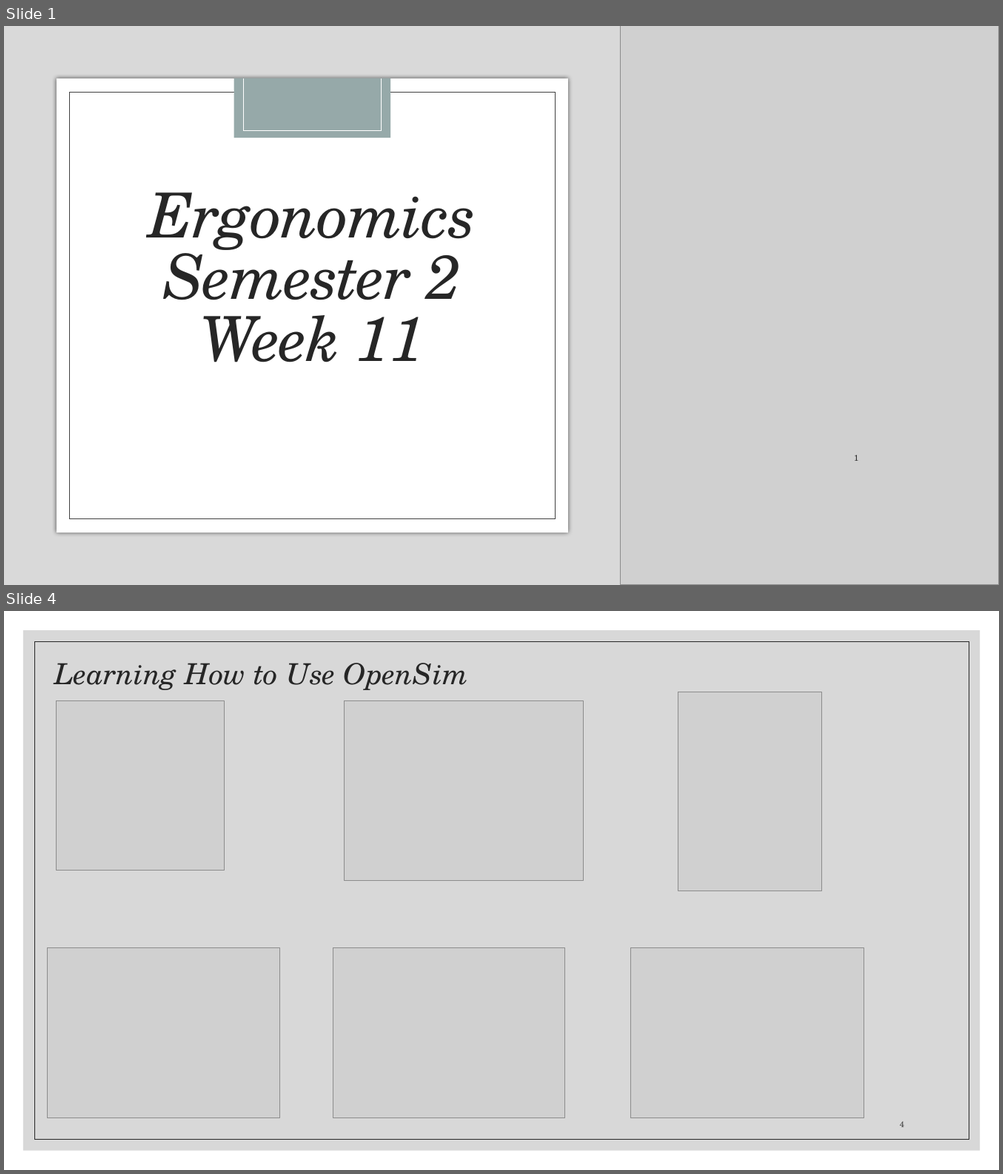
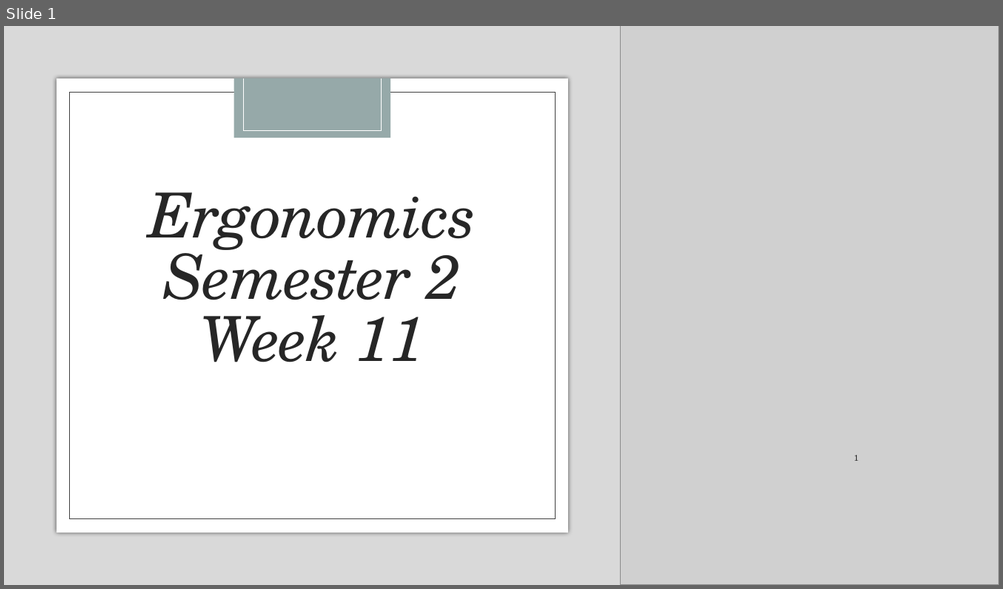
Before and after one commit to Albertlor/URECA, a slide deck: Meeting_Materials/Ergonomics Semester 2 Week 11.pptx. Shown one above the other, each under a label of ours: slides 1 and 4 before the commit, slide 1 after it; the slides between them are not shown. The pictures are 1003x1174 and 1003x589 pixels, drawn with LibreOffice and Linux fonts; fonts in the diff are those of the drawing; grey boxes stand for pictures. Boxes give left, top, right and bottom in pixels: in the first picture for what was removed or moved away, otherwise in the second. Text is boxed around its words. In the diff, an @@ line names an element or a change of style, - is before the commit and + after.

```diff
--- a/Meeting_Materials/Ergonomics Semester 2 Week 11.pptx
+++ b/Meeting_Materials/Ergonomics Semester 2 Week 11.pptx
@@ slide 4 removed at bbox=[4, 611, 999, 1170], background #FFFFFF @@
@@ rectangle removed at bbox=[23, 630, 980, 1151] @@
@@ rectangle removed at bbox=[34, 641, 969, 1140] @@
@@ title removed at bbox=[55, 663, 468, 690] @@
-Learning How to Use OpenSim
@@ picture removed at bbox=[678, 692, 822, 891] @@
@@ picture removed at bbox=[57, 701, 224, 871] @@
@@ picture removed at bbox=[344, 701, 583, 880] @@
@@ picture removed at bbox=[47, 948, 279, 1119] @@
@@ picture removed at bbox=[333, 948, 565, 1119] @@
@@ picture removed at bbox=[631, 948, 864, 1119] @@
@@ page number removed at bbox=[899, 1122, 904, 1128] @@
-4
```
Also in this commit, not shown: 5 slides changed, 4 slides added, 10 other files.
